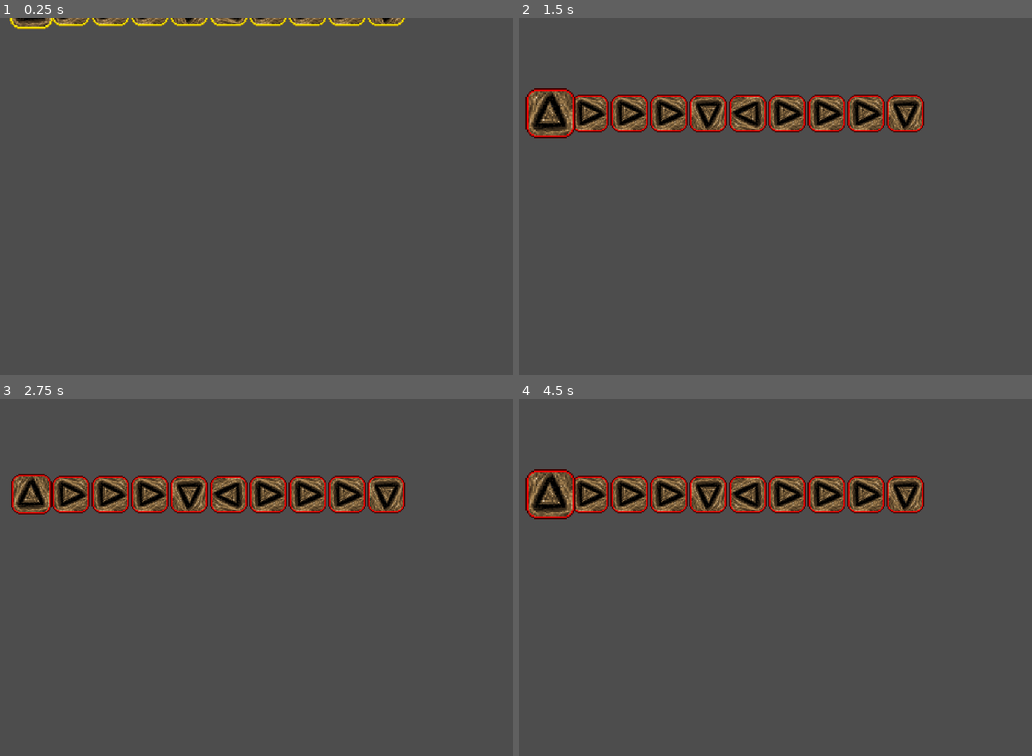
Above: before the commit, frames 1-4 (two rows, left to right).
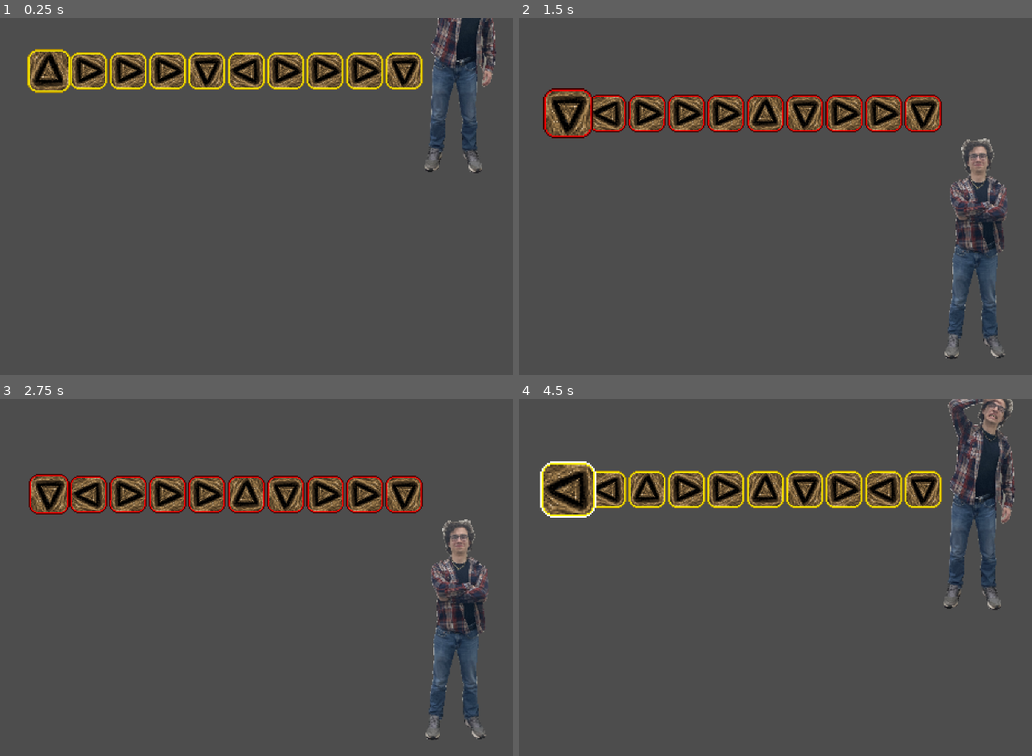
Above: after the commit, the same moments.

Repository: 3D-Shareware/Finish-Him
Game: Godot game, scene res://scenes/game.tscn
Two runs of this game, one before a commit and one after it. Both use one fixed random seed, a clock stepped at 60 frames per second and the inputs below.
Inputs:
- Up to frame 1 (0.25 s): no input
- Up to frame 2 (1.5 s): tap Enter (DEBUG_RESET, bound only after the commit) at 0.5 s; hold D (right) 0.53-1.28 s; tap W (keyboard) at 0.6, 1.35 s; hold S (down) from 1.28 s (still down)
- Up to frame 3 (2.75 s): release S (down) at 2.03 s; hold D (right) from 2.03 s (still down); tap W (keyboard) at 2.1 s
- Up to frame 4 (4.5 s): tap W (keyboard) at 2.85, 3.6, 4.35 s; release D (right) at 3.53 s; hold A (left) from 3.53 s (still down); tap Enter (DEBUG_RESET, bound only after the commit) at 4.15 s

The runs differ from the first frame. In frame 1, 12% of the frame differs, in the area x 1-97%, y 0-44%; in frame 2, 11%; in frame 3, 10%; in frame 4, 12%, in the area x 1-97%, y 0-60%.

Commit message:
Added EVIL KEVIN

Diff:
--- /dev/null
+++ b/objects/evil_kevin.gd
@@ -0,0 +1,15 @@
+extends RigidBody2D
+
+@onready var anim = $"AnimationPlayer"
+
+func _ready():
+	apply_impulse(Vector2(0, 500))
+	anim.play("dizzy")
+
+func get_got():
+	anim.stop(true)
+	anim.play("hurt")
+
+func you_lose():
+	anim.stop(true)
+	anim.play("laugh")
--- /dev/null
+++ b/objects/evil_kevin.tscn
@@ -0,0 +1,98 @@
+[gd_scene format=3 uid="uid://dsmv0hrfm7k3g"]
+
+[ext_resource type="Script" uid="uid://5lptfprk4npg" path="res://objects/evil_kevin.gd" id="1_ayuy6"]
+[ext_resource type="Texture2D" uid="uid://ftqp0xwedv0d" path="res://assets/evil_kevin.png" id="1_beq07"]
+
+[sub_resource type="RectangleShape2D" id="RectangleShape2D_beq07"]
+size = Vector2(40, 190)
+
+[sub_resource type="Animation" id="Animation_ayuy6"]
+length = 0.001
+tracks/0/type = "value"
+tracks/0/imported = false
+tracks/0/enabled = true
+tracks/0/path = NodePath("Sprite2D:frame")
+tracks/0/interp = 1
+tracks/0/loop_wrap = true
+tracks/0/keys = {
+"times": PackedFloat32Array(0),
+"transitions": PackedFloat32Array(1),
+"update": 1,
+"values": [0]
+}
+
+[sub_resource type="Animation" id="Animation_5jfyv"]
+resource_name = "dizzy"
+length = 0.6
+loop_mode = 1
+step = 0.2
+tracks/0/type = "value"
+tracks/0/imported = false
+tracks/0/enabled = true
+tracks/0/path = NodePath("Sprite2D:frame")
+tracks/0/interp = 1
+tracks/0/loop_wrap = true
+tracks/0/keys = {
+"times": PackedFloat32Array(0, 0.2, 0.4),
+"transitions": PackedFloat32Array(1, 1, 1),
+"update": 1,
+"values": [0, 1, 2]
+}
+
+[sub_resource type="Animation" id="Animation_rqbkb"]
+resource_name = "hurt"
+length = 0.1
+step = 0.2
+tracks/0/type = "value"
+tracks/0/imported = false
+tracks/0/enabled = true
+tracks/0/path = NodePath("Sprite2D:frame")
+tracks/0/interp = 1
+tracks/0/loop_wrap = true
+tracks/0/keys = {
+"times": PackedFloat32Array(0),
+"transitions": PackedFloat32Array(1),
+"update": 1,
+"values": [3]
+}
+
+[sub_resource type="Animation" id="Animation_3lybo"]
+resource_name = "laugh"
+length = 0.4
+loop_mode = 1
+step = 0.2
+tracks/0/type = "value"
+tracks/0/imported = false
+tracks/0/enabled = true
+tracks/0/path = NodePath("Sprite2D:frame")
+tracks/0/interp = 1
+tracks/0/loop_wrap = true
+tracks/0/keys = {
+"times": PackedFloat32Array(0, 0.2),
+"transitions": PackedFloat32Array(1, 1),
+"update": 1,
+"values": [4, 5]
+}
+
+[sub_resource type="AnimationLibrary" id="AnimationLibrary_rqbkb"]
+_data = {
+&"RESET": SubResource("Animation_ayuy6"),
+&"dizzy": SubResource("Animation_5jfyv"),
+&"hurt": SubResource("Animation_rqbkb"),
+&"laugh": SubResource("Animation_3lybo")
+}
+
+[node name="Evil Kevin" type="RigidBody2D" unique_id=855642725]
+script = ExtResource("1_ayuy6")
+
+[node name="CollisionShape2D" type="CollisionShape2D" parent="." unique_id=1974420720]
+shape = SubResource("RectangleShape2D_beq07")
+
+[node name="Sprite2D" type="Sprite2D" parent="." unique_id=2114876907]
+texture_filter = 1
+texture = ExtResource("1_beq07")
+hframes = 3
+vframes = 2
+
+[node name="AnimationPlayer" type="AnimationPlayer" parent="." unique_id=1779664998]
+libraries/ = SubResource("AnimationLibrary_rqbkb")
--- a/objects/key.gd
+++ b/objects/key.gd
@@ -8,9 +8,10 @@
 
 func ready_by_parent(i: int, key_frame: int):
 	id = i
-	position.x = id * 32 - 160
+	position.x = id * 32 - 144
 	position.y = -200
 	$"Sprite2D".rotation = key_frame * -PI / 2
+	apply_impulse(Vector2(0, 250))
 
 func get_got():
 	collision_layer = 1
@@ -19,6 +20,7 @@
 	anim.play("break")
 	$"Sprite2D".z_index = 0
 	is_active = false
+	#apply_impulse(Vector2(0, 500))
 
 func raring_to_go():
 	anim.play("blink")
--- a/project.godot
+++ b/project.godot
@@ -53,6 +53,11 @@
 , Object(InputEventKey,"resource_local_to_scene":false,"resource_name":"","device":-1,"window_id":0,"alt_pressed":false …(186 unchanged characters)…
 ]
 }
+DEBUG_RESET={
+"deadzone": 0.2,
+"events": [Object(InputEventKey,"resource_local_to_scene":false,"resource_name":"","device":-1,"window_id":0,"alt_pressed":false,"shift_pressed":false,"ctrl_pressed":false,"meta_pressed":false,"pressed":false,"keycode":0,"physical_keycode":4194309,"key_label":0,"unicode":0,"location":0,"echo":false,"script":null)
+]
+}
 
 [physics]
 
--- a/scenes/game.gd
+++ b/scenes/game.gd
@@ -3,9 +3,15 @@
 ## Generally ranges between 1.0 and something higher.
 @export var ultra_hardcore_difficulty = 1.0
 
+# The fastest the player can reasonably consistently do this game (even with bad rng) is like 3.5 seconds.
+# So 4 seconds will be the fastest this game can go.
+# Max of 10 seconds?
+
 @onready var key = load("res://objects/key.tscn")
 
 @onready var camera_anim: AnimationPlayer = $"Camera2D/AnimationPlayer"
+
+@onready var evil_kevin = $"Evil Kevin"
 
 enum INPUTS {up, left, down, right}
 
@@ -19,7 +25,7 @@
 var take_inputs = true
 
 func _ready() -> void:
-	var number_of_keys = clampi(int((ultra_hardcore_difficulty * 2 + 1)), 3, 10)
+	var number_of_keys = clampi(int((ultra_hardcore_difficulty * 2.5 + 2.6)), 5, 10)
 	for i in number_of_keys:
 		var new_input = randi_range(0, 3)
 		# add inputs
@@ -42,6 +48,9 @@
 			key_nodes.pop_front()
 			if key_input_order.is_empty():
 				take_inputs = false
+				print(str(10 - $"Timer".time_left))
+				evil_kevin.get_got()
+				# you win!
 			else:
 				key_nodes[0].raring_to_go()
 		elif Input.is_action_just_pressed("keyboard"):
@@ -49,3 +58,6 @@
 			for key in key_nodes:
 				key.you_lose()
 			take_inputs = false
+			evil_kevin.you_lose()
+	if Input.is_action_just_pressed("DEBUG_RESET"):
+		get_tree().reload_current_scene()
--- a/scenes/game.tscn
+++ b/scenes/game.tscn
@@ -2,6 +2,7 @@
 
 [ext_resource type="Script" uid="uid://bd8khf7ltrb7o" path="res://scenes/game.gd" id="1_uwrxv"]
 [ext_resource type="Script" uid="uid://23y806ndy068" path="res://scenes/key_holder.gd" id="2_yqjtg"]
+[ext_resource type="PackedScene" uid="uid://dsmv0hrfm7k3g" path="res://objects/evil_kevin.tscn" id="3_lnu2h"]
 
 [sub_resource type="Animation" id="Animation_yqjtg"]
 length = 0.001
@@ -49,7 +50,7 @@
 
 [node name="Game" type="Node2D" unique_id=871968955]
 script = ExtResource("1_uwrxv")
-ultra_hardcore_difficulty = 7.0
+ultra_hardcore_difficulty = 3.0
 
 [node name="Camera2D" type="Camera2D" parent="." unique_id=458894087]
 zoom = Vector2(2, 2)
@@ -73,3 +74,11 @@
 
 [node name="CollisionShape2D" type="CollisionShape2D" parent="Key Holder" unique_id=1409896857]
 shape = SubResource("RectangleShape2D_yqjtg")
+
+[node name="Evil Kevin" parent="." unique_id=855642725 instance=ExtResource("3_lnu2h")]
+position = Vector2(208, -265)
+
+[node name="Timer" type="Timer" parent="." unique_id=2065526258]
+wait_time = 10.0
+one_shot = true
+autostart = true
Binary file added: assets/evil_kevin.png
Not shown, added: assets/evil_kevin.png.import
Not shown, added: objects/evil_kevin.gd.uid
